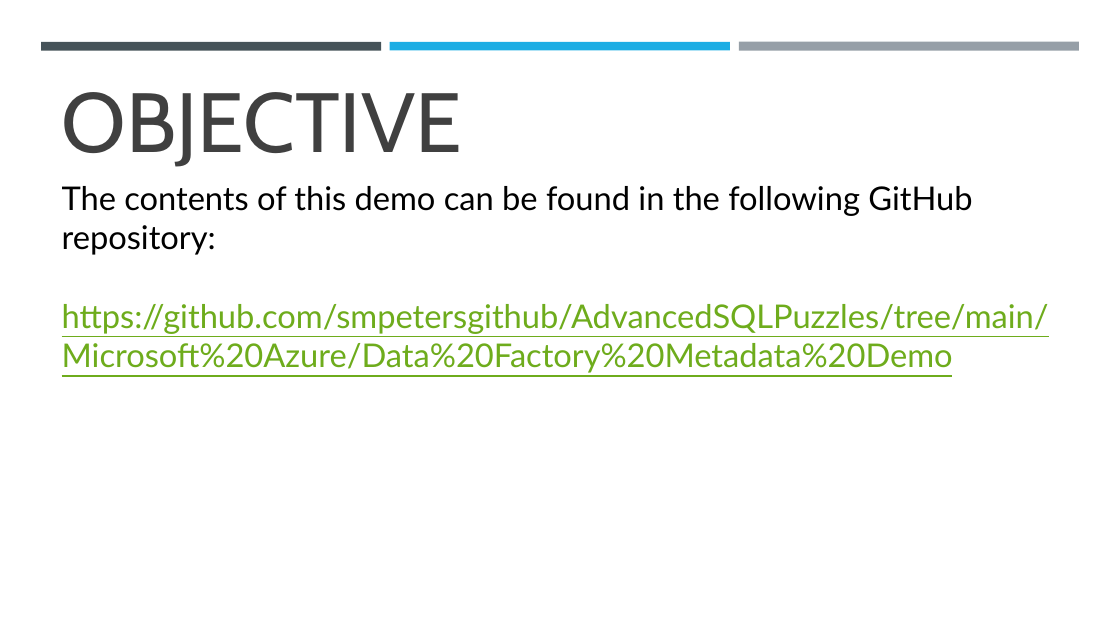
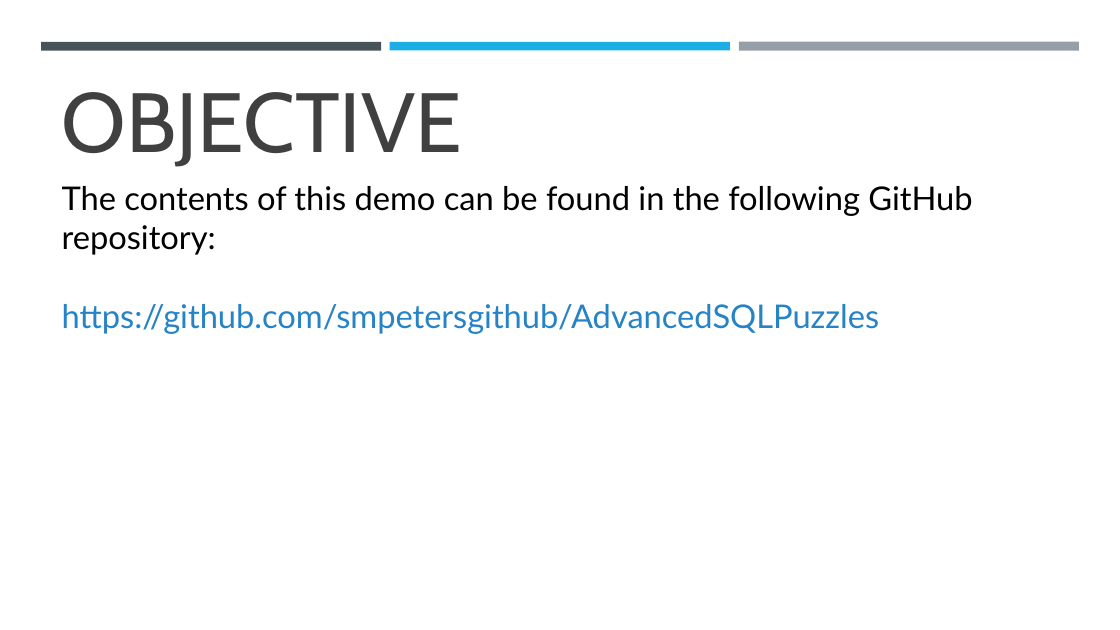
Before and after one commit to smpetersgithub/AdvancedSQLPuzzles, a slide deck: slide 2 of Database Tips and Tricks/Data Factory Metadata Demo/Data Factory Metadata Demo Powerpoint.pptx. Drawn at 1120x630 pixels with LibreOffice and Linux fonts; fonts in the diff are those of the drawing. Boxes give left, top, right and bottom in pixels: in the first picture for what was removed or moved away, otherwise in the second. Text is boxed around its words. In the diff, an @@ line names an element or a change of style, - is before the commit and + after.

```diff
--- a/Database Tips and Tricks/Data Factory Metadata Demo/Data Factory Metadata Demo Powerpoint.pptx
+++ b/Database Tips and Tricks/Data Factory Metadata Demo/Data Factory Metadata Demo Powerpoint.pptx
@@ text at <box>62,304,880,334</box>: text changed; text colour #6EAC1C to #2683C6 @@
-https://github.com/smpetersgithub/AdvancedSQLPuzzles/tree/main/Microsoft%20Azure/Data%20Factory%20Metadata%20Demo
+https://github.com/smpetersgithub/AdvancedSQLPuzzles
```
Also in this commit, not shown: 1 other slide changed, 1 other file.
